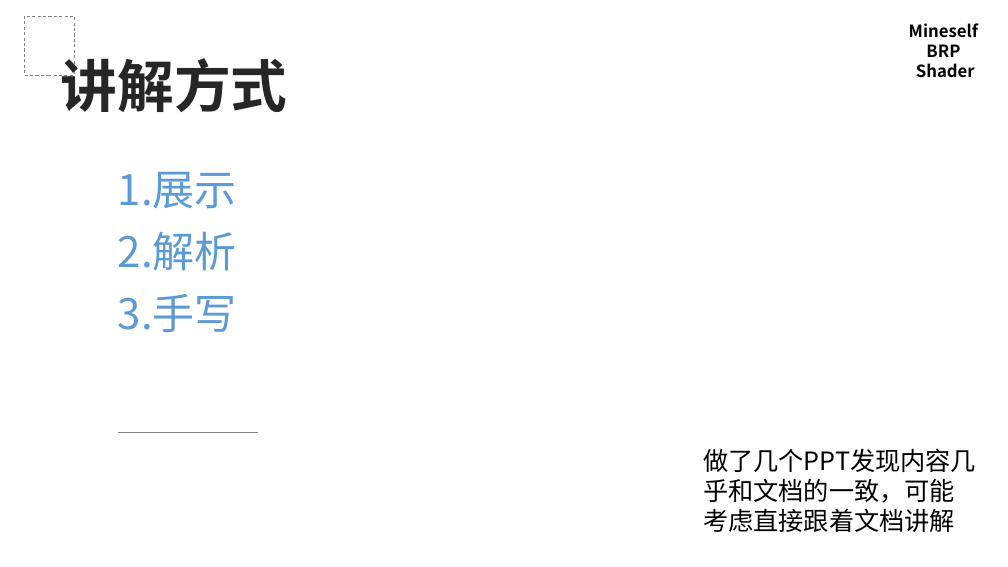
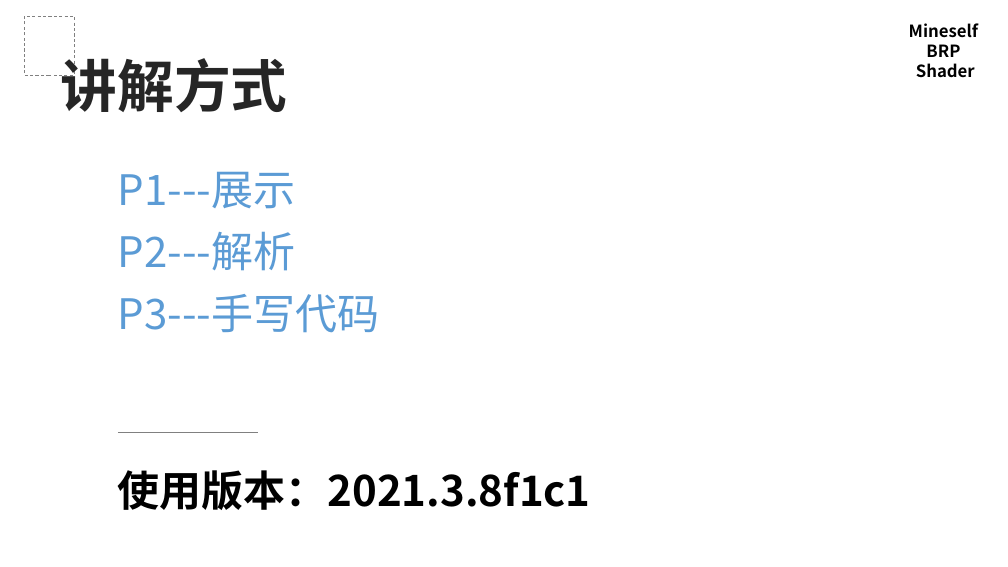
Before and after one commit to mineselfQAQ/MineselfBRPShader, a slide deck: slide 4 of PPT/0-前言.pptx. Drawn at 1008x567 pixels with LibreOffice and Linux fonts; fonts in the diff are those of the drawing. Boxes give left, top, right and bottom in pixels: in the first picture for what was removed or moved away, otherwise in the second. Text is boxed around its words. In the diff, an @@ line names an element or a change of style, - is before the commit and + after.

```diff
--- a/PPT/0-前言.pptx
+++ b/PPT/0-前言.pptx
@@ text at [118,171,295,209]: text changed @@
-1.展示
+P1---展示
@@ text at [118,231,295,271]: text changed @@
-2.解析
+P2---解析
@@ text at [118,294,379,333]: text changed @@
-3.手写
+P3---手写代码
@@ text removed at [703,448,976,532] @@
-做了几个PPT发现内容几乎和文档的一致，可能考虑直接跟着文档讲解
@@ text added at [118,470,591,510], 40 pt, text #000000, bold @@
+使用版本：2021.3.8f1c1
```
Also in this commit, not shown: 1 other slide changed, 31 other files.
